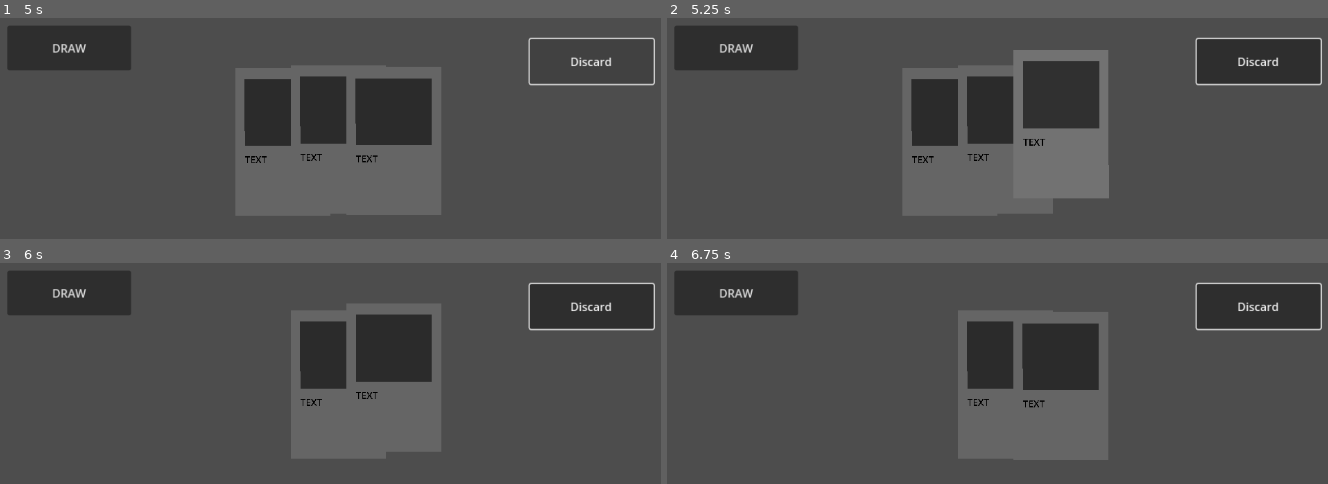
Above: before the commit, frames 1-4 (two rows, left to right).
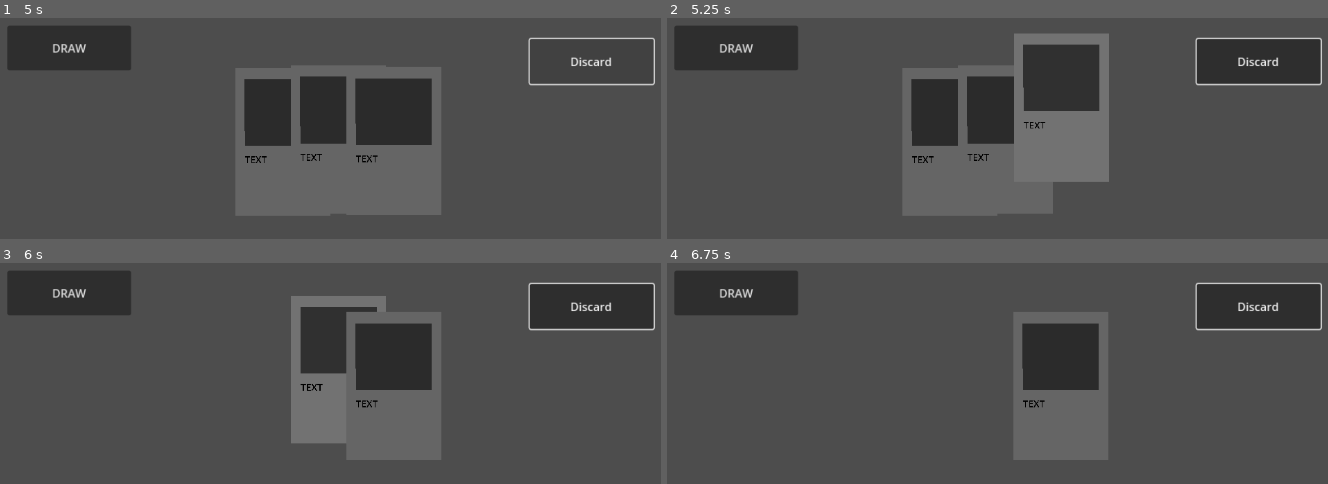
Above: after the commit, the same moments.

Repository: NMcDormand/card-template
Game: Godot game, scene res://main.tscn
The game is run twice, just before and just after one commit, with the same random seed, the same clock (stepped at 60 frames per second) and the same inputs.
Inputs (mouse positions are in pixels of both pictures, inside the frame that each line leads up to):
- Up to frame 1 (5 s): click "DRAW" at 0.5 s; click "Discard" at 1.25 s; click "DRAW" at 2 s; click "Discard" at 2.75 s; click "DRAW" at 3.5 s; click "Discard" at 4.25 s
- Up to frame 2 (5.25 s): tap Enter at 5 s; move the mouse to (1063, 141) at 5.02 s; click (1063, 141) at 5.17 s
- Up to frame 3 (6 s): tap Space at 5.75 s; move the mouse to (337, 384) at 5.77 s; click (337, 384) at 5.92 s
- Up to frame 4 (6.75 s): tap Enter at 6.5 s; click (1004, 384) at 6.67 s

Frame 1 is identical in both runs. In frame 2, 3.3% of the frame differs, in the area x 52-67%, y 7-82%; in frame 3, 2.8%; in frame 4, 2.1%.

Commit message:
g

Diff:
--- a/card_template.gd
+++ b/card_template.gd
@@ -14,30 +14,18 @@
 		get_child(0).progress_ratio = get_child(0).progress_ratio + speed * delta
 	state.call(delta)
 
-func get_path2d_width(path2d: Path2D) -> float:
-	var curve = path2d.curve
-	if not curve:
-		print("Path2D has no curve.")
-		return 0
-
-	var min_x = INF
-	var max_x = -INF
-
-	for i in range(curve.get_point_count()):
-		var point = curve.get_point_position(i)
-		min_x = min(min_x, point.x)
-		max_x = max(max_x, point.x)
-
-	return max_x - min_x
-
 
 func _on_area_2d_mouse_entered() -> void:
 	$"/root/Variables".select_delin.append(self)
+	print(z_index,"entered")
+	$"/root/Variables".delin()
 
 
 func _on_area_2d_mouse_exited() -> void:
 	$"/root/Variables".select_delin.erase(self)
 	state = state_not_hovered
+	print(z_index,"exited")
+	$"/root/Variables".delin()
 
 func _on_area_2d_input_event(viewport: Node, event: InputEvent, shape_idx: int) -> void:
 	if event is InputEventMouseButton:
@@ -71,5 +59,8 @@
 func state_undefined(delta):
 	pass
 
-func state_update():
-	state = state_hovered
+func state_update(bool):
+	if bool == true:
+		state = state_hovered
+	if bool == false:
+		state = state_not_hovered
--- a/project.godot
+++ b/project.godot
@@ -12,7 +12,7 @@
 
 config/name="card"
 run/main_scene="res://main.tscn"
-config/features=PackedStringArray("4.3", "GL Compatibility")
+config/features=PackedStringArray("4.2", "GL Compatibility")
 config/icon="res://icon.svg"
 
 [autoload]
--- a/variables.gd
+++ b/variables.gd
@@ -1,17 +1,16 @@
 extends Node
 var select_delin: Array
 
-func _process(delta: float) -> void:
+
+func delin():
 	if select_delin.size() == 2:
-		select_delin.sort_custom(_compare)
-		select_delin.remove_at(0)
-	if select_delin.size():
-		select_delin[0].state_update()
-
-func _compare(a, b):
-	if a.z_index < b.z_index:
-		return -1  # a comes before b
-	elif a.z_index > b.z_index:
-		return 1   # a comes after b
-	else:
-		return 0   # a and b are equal
+		if select_delin[0].z_index > select_delin[1].z_index:
+			select_delin[0].state_update(true)
+			select_delin[1].state_update(false)
+			select_delin.remove_at(1)
+		elif select_delin[0].z_index < select_delin[1].z_index:
+			select_delin[1].state_update(true)
+			select_delin[0].state_update(false)
+			select_delin.remove_at(0)
+	elif select_delin.size():
+		select_delin[0].state_update(true)
